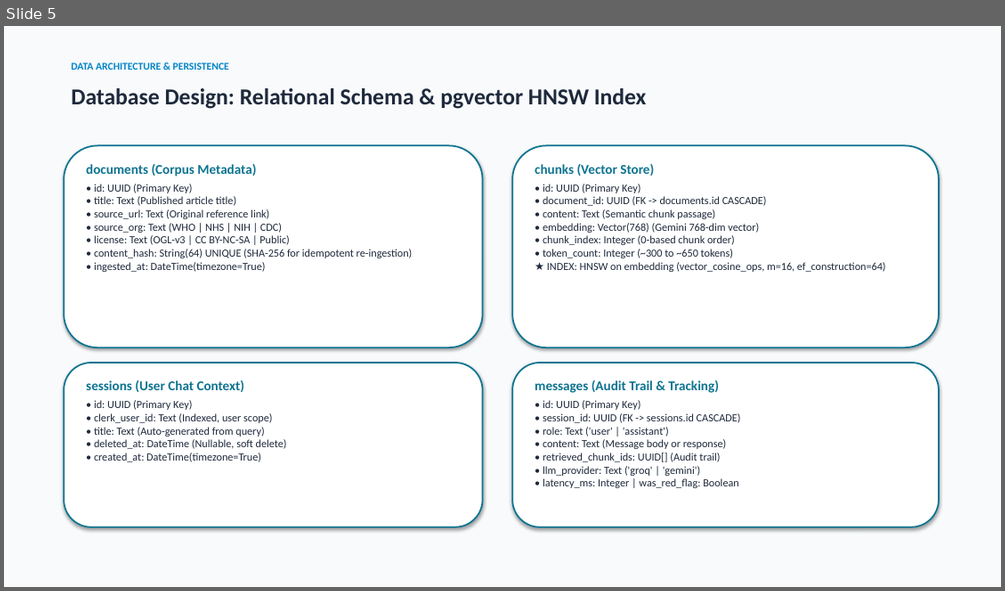
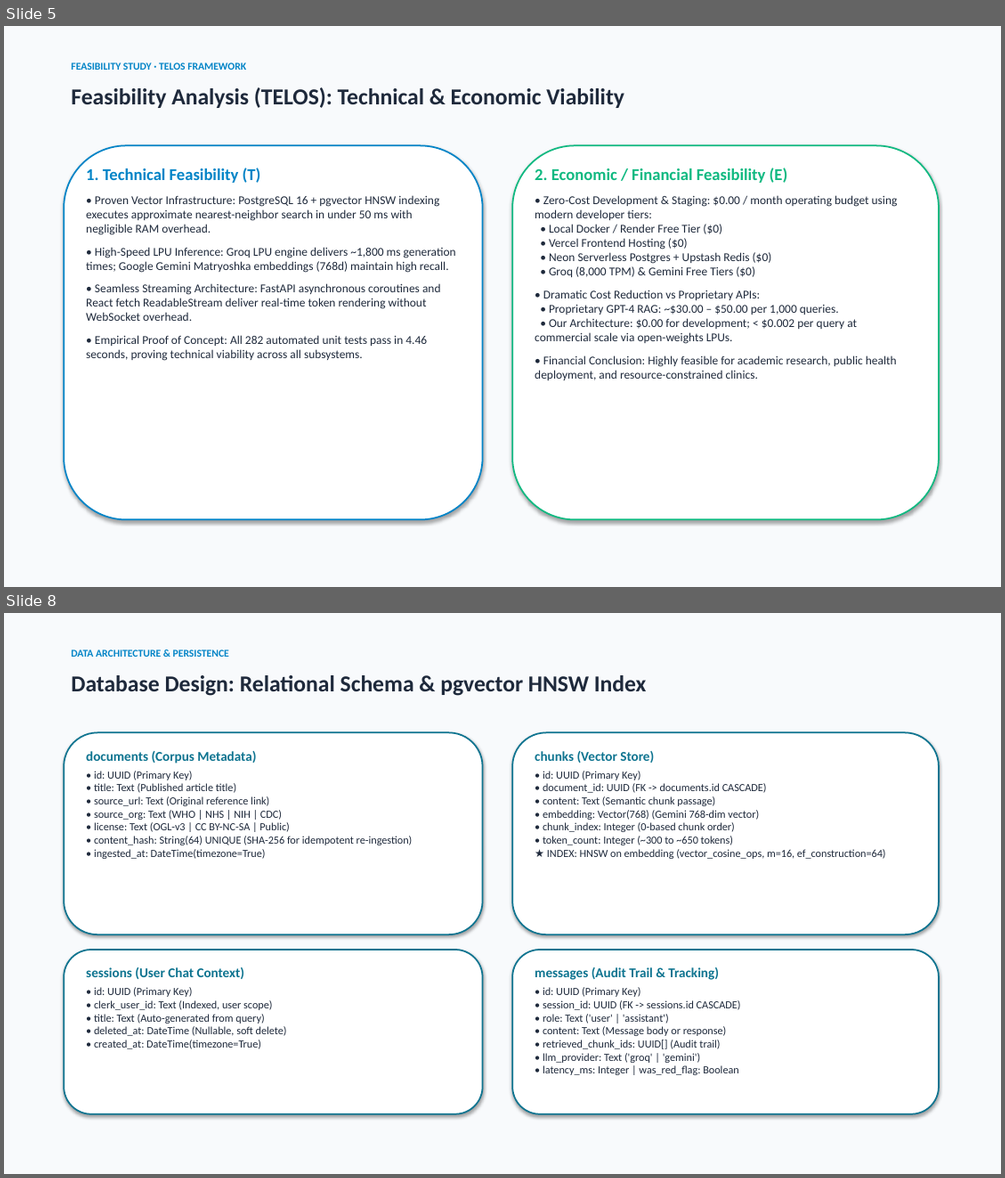
Before and after one commit to Shardul9999/Health_Assistant, a slide deck: docs/Health_Assistant_Evaluation.pptx. Shown one above the other, each under a label of ours: slide 5 before the commit, slides 5 and 8 after it; the slides between them are not shown. The pictures are 1005x591 and 1005x1178 pixels, drawn with LibreOffice and Linux fonts; fonts in the diff are those of the drawing. Boxes give left, top, right and bottom in pixels: in the first picture for what was removed or moved away, otherwise in the second. Text is boxed around its words. In the diff, an @@ line names an element or a change of style, - is before the commit and + after.

Commit message:
docs: add SRS requirements and TELOS feasibility analysis slides

```diff
--- a/docs/Health_Assistant_Evaluation.pptx
+++ b/docs/Health_Assistant_Evaluation.pptx
@@ slide 5 added at <box>4,26,1001,587</box>, background #FFFFFF @@
@@ rectangle added at <box>4,26,1001,587</box>, fill #F8FAFC, outline #F8FAFC 0.75 pt @@
@@ text added at <box>71,62,246,70</box>, 10 pt, text #0284C7, bold @@
+FEASIBILITY STUDY · TELOS FRAMEWORK
@@ text added at <box>71,87,624,108</box>, 22 pt, text #1E293B, bold @@
+Feasibility Analysis (TELOS): Technical & Economic Viability
@@ rounded rectangle added at <box>64,145,483,520</box>, fill #FFFFFF, outline #0284C7 1.5 pt @@
@@ rounded rectangle added at <box>512,145,938,520</box>, fill #FFFFFF, outline #10B981 1.5 pt @@
@@ text added at <box>86,168,456,361</box>, 11.5 pt, text #1E293B @@
+1. Technical Feasibility (T)
+• Proven Vector Infrastructure: PostgreSQL 16 + pgvector HNSW indexing executes approximate nearest-neighbor search in under 50 ms with negligible RAM overhead.
+• High-Speed LPU Inference: Groq LPU engine delivers ~1,800 ms generation times; Google Gemini Matryoshka embeddings (768d) maintain high recall.
+• Seamless Streaming Architecture: FastAPI asynchronous coroutines and React fetch ReadableStream deliver real-time token rendering without WebSocket overhead.
+• Empirical Proof of Concept: All 282 automated unit tests pass in 4.46 seconds, proving technical viability across all subsystems.
@@ text added at <box>534,168,898,380</box>, 11.5 pt, text #1E293B @@
+2. Economic / Financial Feasibility (E)
+• Zero-Cost Development & Staging: $0.00 / month operating budget using modern developer tiers:
+• Local Docker / Render Free Tier ($0)
+• Vercel Frontend Hosting ($0)
+• Neon Serverless Postgres + Upstash Redis ($0)
+• Groq (8,000 TPM) & Gemini Free Tiers ($0)
+• Dramatic Cost Reduction vs Proprietary APIs:
+• Proprietary GPT-4 RAG: ~$30.00 – $50.00 per 1,000 queries.
+• Our Architecture: $0.00 for development; < $0.002 per query at commercial scale via open-weights LPUs.
+• Financial Conclusion: Highly feasible for academic research, public health deployment, and resource-constrained clinics.
@@ what was slide 5 is now slide 8 @@
```
Also in this commit, not shown: 13 slides changed, 2 other slides added, 2 other files.
